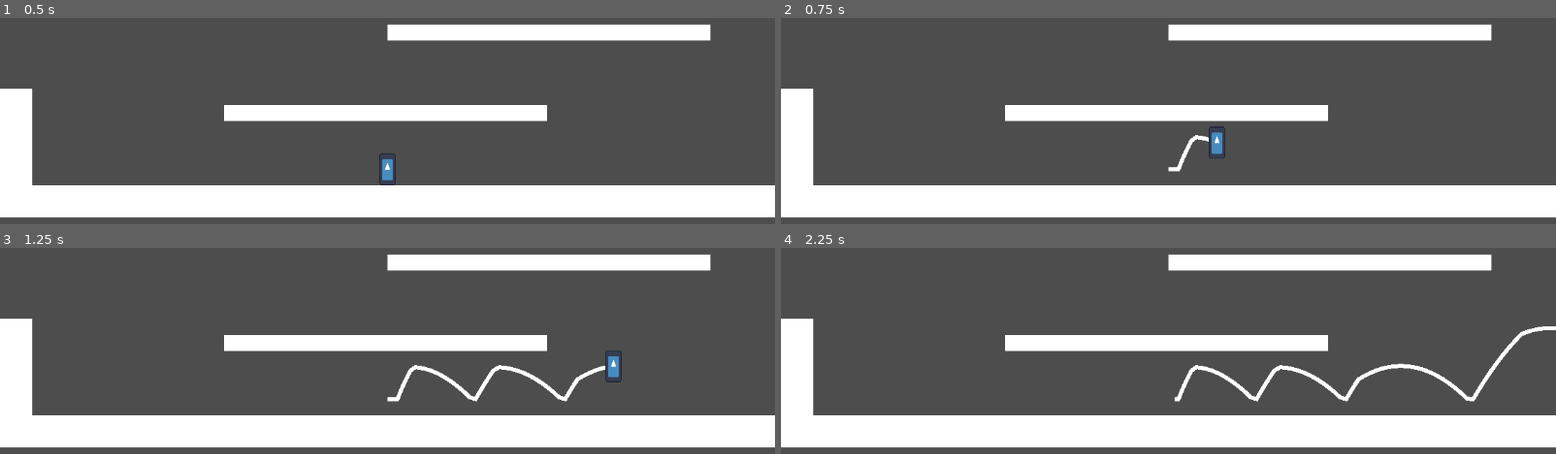
Above: before the commit, frames 1-4 (two rows, left to right).
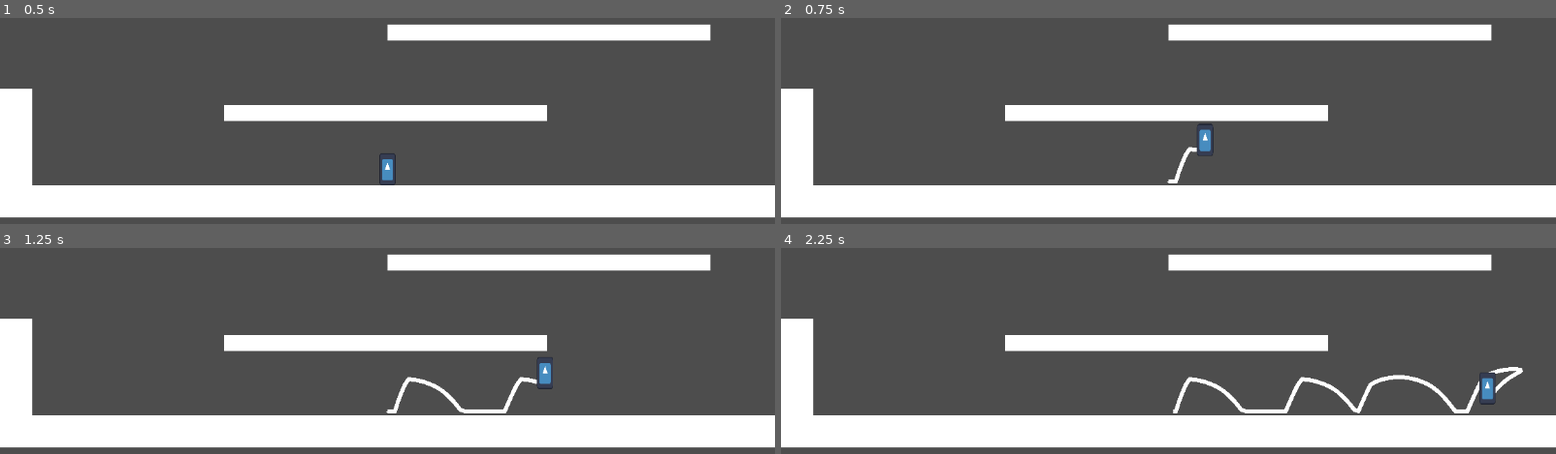
Above: after the commit, the same moments.

Repository: Brooklyn-Dev/gmtk-2025
Game: Godot game, scene res://scenes/Main.tscn
Same seed, same stepped clock (60 frames per second), same inputs: the game is played once before the commit and once after it. The engine's default icon, where the game draws it, is replaced by a stand-in: a white triangle on a blue panel in a dark square.
Inputs:
- Up to frame 1 (0.5 s): no input
- Up to frame 2 (0.75 s): tap Enter at 0.5 s; hold D (move_right) from 0.53 s (still down); tap Space (jump) at 0.6 s
- Up to frame 3 (1.25 s): keep holding D (move_right); tap Space (jump) at 0.77, 1.07 s
- Up to frame 4 (2.25 s): tap Space (jump) at 1.35, 1.52, 1.82, 2.1 s; release D (move_right) at 2.03 s; hold A (move_left) from 2.03 s (still down)

Frame 1 is identical in both runs. In frame 2, 0.6% of the frame differs, in the area x 49-58%, y 51-81%; in frame 3, 1.7%; in frame 4, 2.6%, in the area x 50-100%, y 38-81%.

Commit message:
feat: add hang time, limit fall speed, improve movement values

Diff:
--- a/scenes/player/Player.tscn
+++ b/scenes/player/Player.tscn
@@ -18,7 +18,11 @@
 scale = Vector2(0.5, 1)
 shape = SubResource("RectangleShape2D_524rm")
 
-[node name="Trail2D" type="Line2D" parent="."]
+[node name="Trail" type="Node2D" parent="."]
+show_behind_parent = true
+position = Vector2(0, 6)
+
+[node name="Trail2D" type="Line2D" parent="Trail"]
 show_behind_parent = true
 width = 2.0
 script = ExtResource("3_4kuee")
--- a/scenes/player/player.gd
+++ b/scenes/player/player.gd
@@ -1,13 +1,16 @@
 extends CharacterBody2D
 
-@export var speed := 180.0
-@export var acceleration := 12.0
-@export var friction := 24.0
+@export var speed := 120.0
+@export var acceleration := 20.0
+@export var friction := 32.0
 @export var air_control_factor := 0.7
-@export var jump_force := 300.0
-@export var jump_cut_factor := 0.4
+@export var jump_force := 280.0
+@export var jump_cut_factor := 0.3
 @export var coyote_time := 0.1
 @export var jump_buffer_time := 0.1
+@export var max_fall_speed := 400.0
+@export var hang_gravity_factor := 0.5
+@export var hang_velocity_threshold := 50.0
 
 var coyote_timer := 0.0
 var jump_buffer_timer := 0.0
@@ -15,11 +18,19 @@
 var gravity = ProjectSettings.get_setting("physics/2d/default_gravity")
 
 func _physics_process(delta):
+	var control_factor = 1.0
+	var gravity_scale = gravity
+
 	if is_on_floor():
 		coyote_timer = coyote_time
+		control_factor = air_control_factor
 	else:
 		coyote_timer -= delta
-		velocity.y += gravity * delta
+		if abs(velocity.y) < hang_velocity_threshold:
+			gravity_scale = gravity * hang_gravity_factor
+
+	velocity.y += gravity_scale * delta
+	velocity.y = min(velocity.y, max_fall_speed)
 
 	if Input.is_action_just_pressed("jump"):
 		jump_buffer_timer = jump_buffer_time
@@ -34,8 +45,6 @@
 		coyote_timer = 0.0
 		velocity.y = -jump_force
 
-	var control_factor = 1.0 if is_on_floor() else air_control_factor
-
 	var dir = Input.get_axis("move_left", "move_right")
 	if dir != 0:
 		velocity.x = lerp(velocity.x, dir * speed, acceleration * control_factor * delta)
